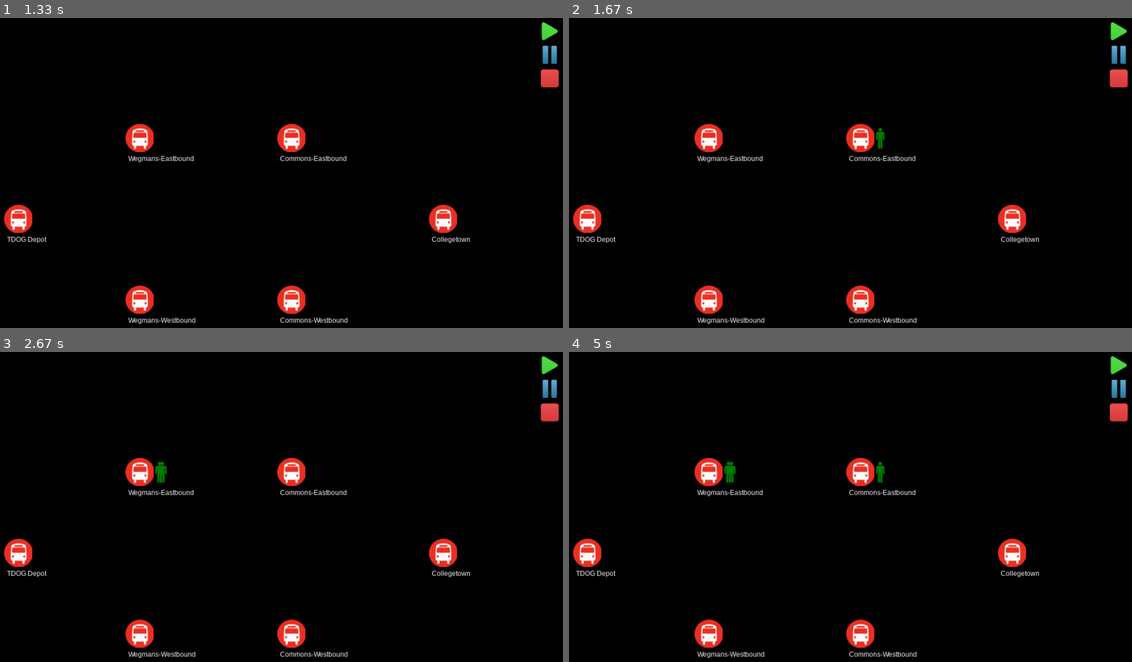
Above: before the commit, frames 1-4 (two rows, left to right).
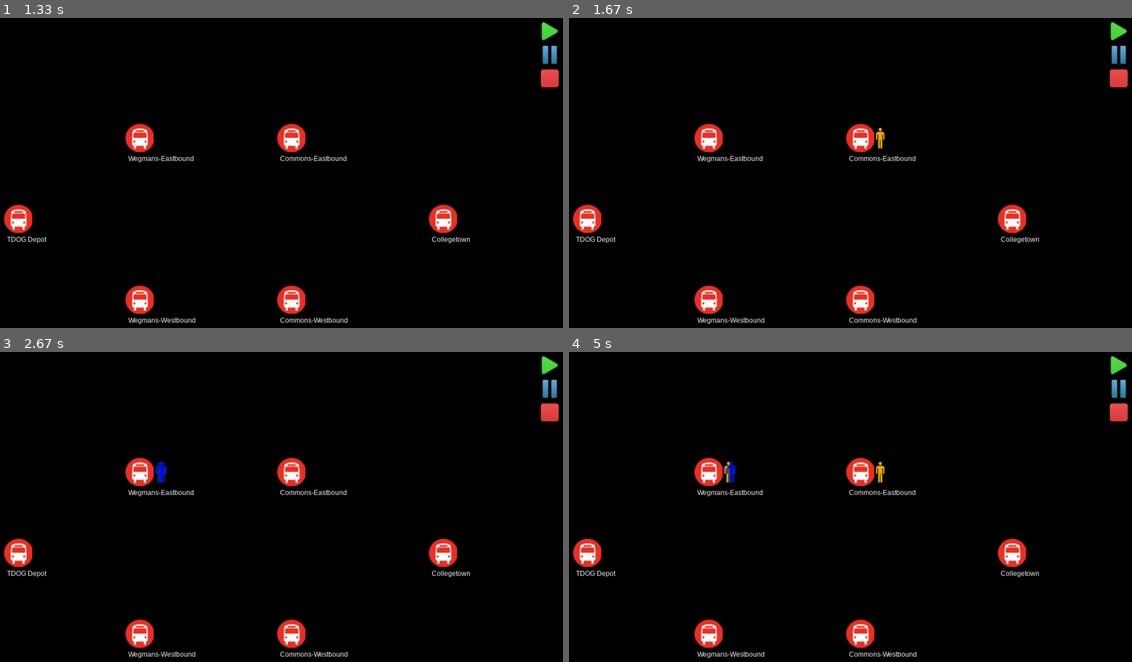
Above: after the commit, the same moments.

Repository: yujiakimoto/PySimio
Game: pygame game, started from animation.py
The game is run twice, just before and just after one commit, with the same random seed, the same clock (stepped at 60 frames per second) and the same inputs.
Inputs (mouse positions are in pixels of both pictures, inside the frame that each line leads up to):
- Up to frame 1 (1.33 s): click (551, 30) at 0.38 s
- Up to frame 2 (1.67 s): no input
- Up to frame 3 (2.67 s): no input
- Up to frame 4 (5 s): no input

Frame 1 is identical in both runs. In frame 2, less than 0.1% of the frame differs, in the area x 54-57%, y 35-43%; in frame 3, 0.1%; in frame 4, 0.2%, in the area x 27-57%, y 35-43%.

Commit message:
Colour-coded people by destination

Diff:
--- a/pySimio.py
+++ b/pySimio.py
@@ -275,11 +275,15 @@
             clear_rect.center = (self.surface_pos[0] + 35 + 5*i, self.surface_pos[1])
             self.surface.blit(clear, clear_rect)
 
-        person = pygame.image.load('images/person.png')
-        for i in range(self.num_waiting):
-            person_rect = person.get_rect()
+        person_img = {'Wegmans-Eastbound': pygame.image.load('images/person_green.png'),
+                      'Wegmans-Westbound': pygame.image.load('images/person_green.png'),
+                      'Commons-Eastbound': pygame.image.load('images/person_blue.png'),
+                      'Commons-Westbound': pygame.image.load('images/person_blue.png'),
+                      'Collegetown': pygame.image.load('images/person_orange.png')}
+        for i, person in enumerate(self.people_waiting):
+            person_rect = person_img[person.destination.name].get_rect()
             person_rect.center = (self.surface_pos[0] + 35 + 5*i, self.surface_pos[1])
-            self.surface.blit(person, person_rect)
+            self.surface.blit(person_img[person.destination.name], person_rect)
         self.prev_num_waiting = self.num_waiting
 
     def arrival(self, person):
Binary file added: images/person_blue.png
Renamed: images/person.png -> images/person_green.png
Binary file added: images/person_orange.png
